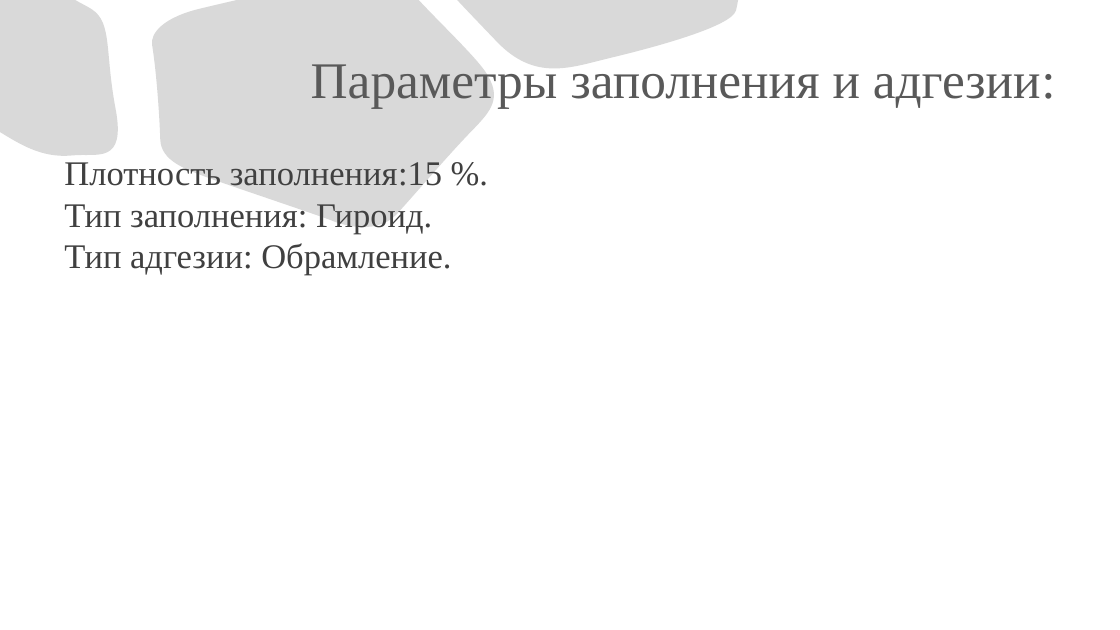
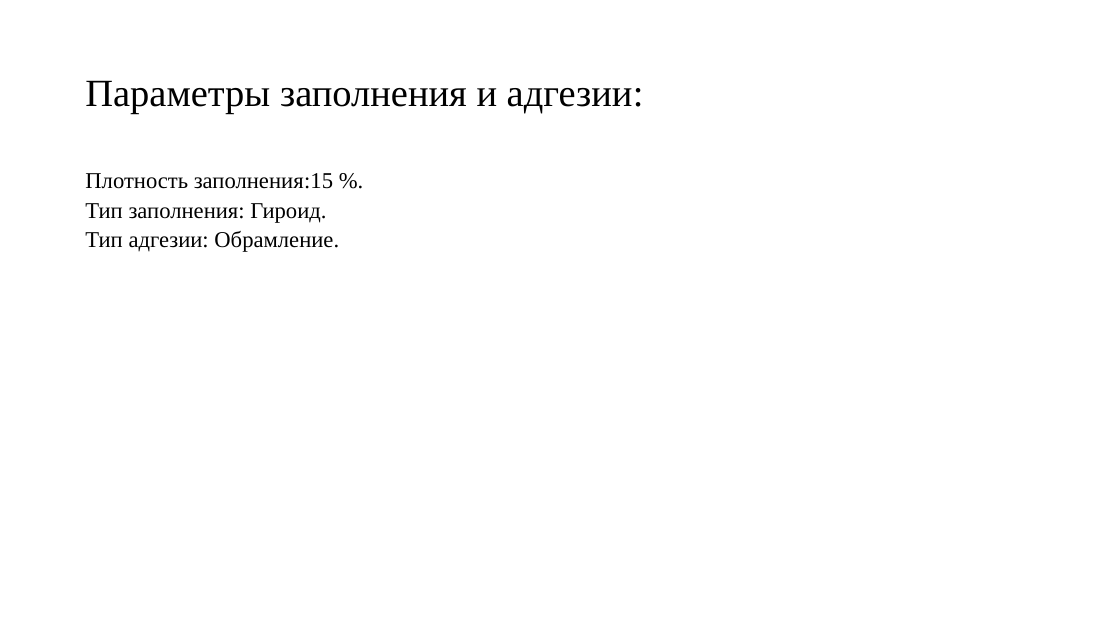
Before and after one commit to KuzovlevAnton/photos, a slide deck: slide 11 of Кузовлев Антон Презентация Шахматы.pptx. Drawn at 1120x630 pixels with LibreOffice and Linux fonts; fonts in the diff are those of the drawing. Boxes give left, top, right and bottom in pixels: in the first picture for what was removed or moved away, otherwise in the second. Text is boxed around its words. In the diff, an @@ line names an element or a change of style, - is before the commit and + after.

```diff
--- a/Кузовлев Антон Презентация Шахматы.pptx
+++ b/Кузовлев Антон Презентация Шахматы.pptx
@@ freeform shape removed at (0, 0, 126, 166) @@
@@ freeform shape removed at (150, 0, 503, 239) @@
@@ freeform shape removed at (457, 0, 738, 82) @@
@@ title "Параметры заполнения и адгезии:": place and size @@
-title "Параметры заполнения и адгезии:" at (311, 64, 1056, 109)
+title "Параметры заполнения и адгезии:" at (85, 80, 644, 115)
@@ title "Параметры заполнения и адгезии:" at (85, 80, 644, 115): size 44 to 33 pt, text colour #595959 to #000000; alignment right to left; line spacing 1 to 0.9 @@
@@ text "Плотность заполнения:15 %.": place and size @@
-text "Плотность заполнения:15 %." at (64, 162, 451, 275)
+text "Плотность заполнения:15 %." at (85, 173, 339, 252)
@@ text "Плотность заполнения:15 %." at (85, 173, 339, 252): size 29.6 to 19.4 pt, text colour #404040 to #000000; line spacing 1 to 0.77; more space between paragraphs @@
```
Also in this commit, not shown: 10 other slides changed, 1 slide added, 1 slide removed.
